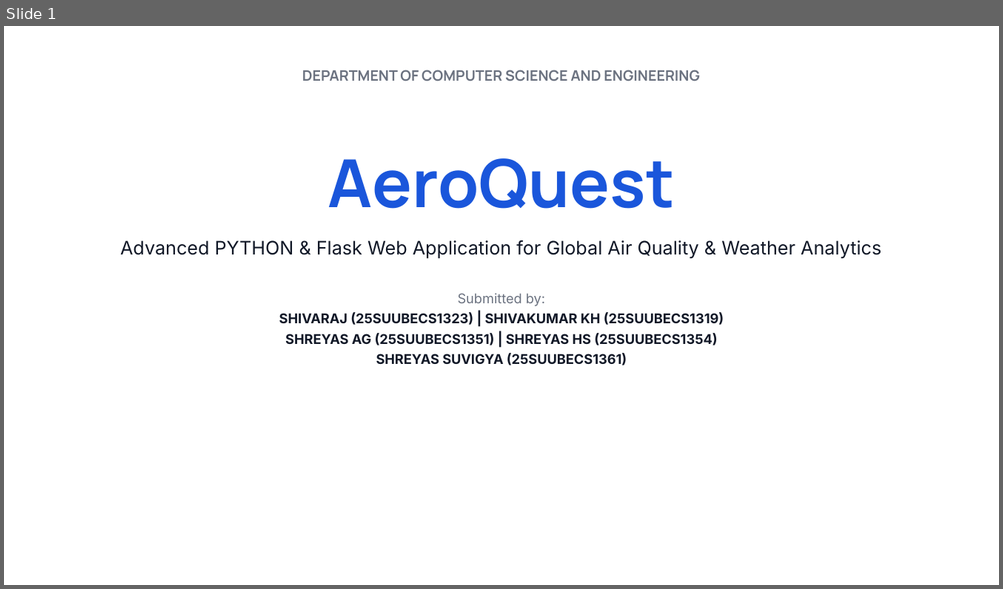
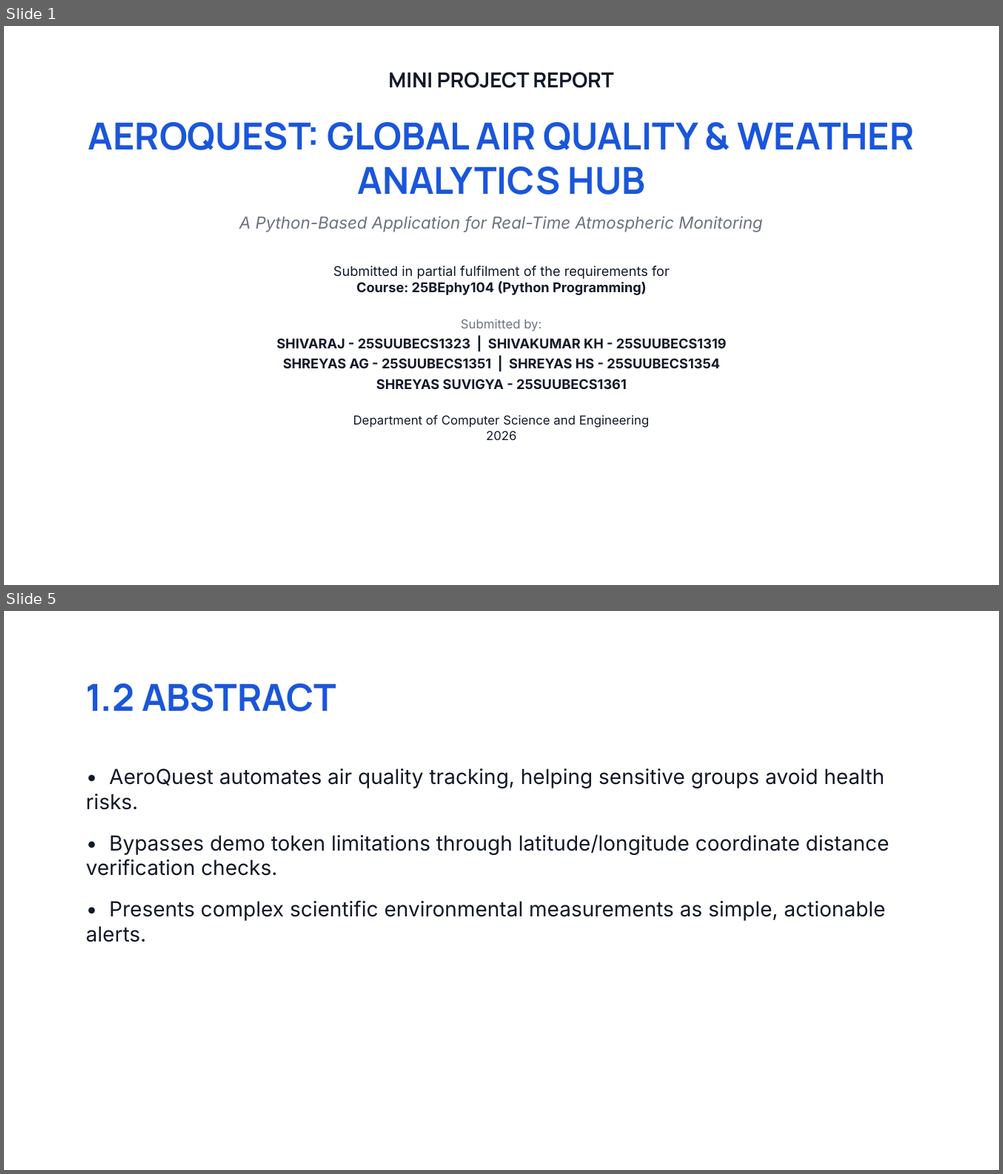
Before and after one commit to Shivaraj519/AeroQuest, a slide deck: AeroQuest_Presentation_Final.pptx. Shown one above the other, each under a label of ours: slide 1 before the commit, slides 1 and 5 after it; the slides between them are not shown. The pictures are 1003x589 and 1003x1174 pixels, drawn with LibreOffice and Linux fonts; fonts in the diff are those of the drawing. Boxes give left, top, right and bottom in pixels: in the first picture for what was removed or moved away, otherwise in the second. Text is boxed around its words. In the diff, an @@ line names an element or a change of style, - is before the commit and + after.

Commit message:
Configure AeroQuest PowerPoint presentation to match the layout of Medicine Reminder System

```diff
--- a/AeroQuest_Presentation_Final.pptx
+++ b/AeroQuest_Presentation_Final.pptx
@@ slide 5 added at [4,611,999,1170], background #FFFFFF @@
@@ text added at [86,684,336,712], 36 pt, text #1A56DB, bold @@
+1.2 ABSTRACT
@@ text added at [86,769,889,943], 20 pt, text #111827 @@
+• AeroQuest automates air quality tracking, helping sensitive groups avoid health risks.
+• Bypasses demo token limitations through latitude/longitude coordinate distance verification checks.
+• Presents complex scientific environmental measurements as simple, actionable alerts.
@@ slide 1 changed as well @@
@@ text "MINI PROJECT REPORT": place and size @@
-text "MINI PROJECT REPORT" at [120,158,881,366]
+text "MINI PROJECT REPORT" at [88,72,914,440]
@@ text removed at [302,70,699,82] @@
-DEPARTMENT OF COMPUTER SCIENCE AND ENGINEERING
@@ text at [88,72,914,295]: text changed; size 18 to 13 pt @@
-AeroQuest
-Advanced PYTHON & Flask Web Application for Global Air Quality & Weather Analytics
+MINI PROJECT REPORT
+AEROQUEST: GLOBAL AIR QUALITY & WEATHER ANALYTICS HUB
+A Python-Based Application for Real-Time Atmospheric Monitoring
+Submitted in partial fulfilment of the requirements for
+Course: 25BEphy104 (Python Programming)
@@ text at [461,319,541,332]: size 13 to 12 pt in "Submitted by:"; less space between paragraphs @@
@@ text at [276,338,726,440]: text changed @@
-SHIVARAJ (25SUUBECS1323) | SHIVAKUMAR KH (25SUUBECS1319)
-SHREYAS AG (25SUUBECS1351) | SHREYAS HS (25SUUBECS1354)
-SHREYAS SUVIGYA (25SUUBECS1361)
+SHIVARAJ - 25SUUBECS1323 | SHIVAKUMAR KH - 25SUUBECS1319
+SHREYAS AG - 25SUUBECS1351 | SHREYAS HS - 25SUUBECS1354
+SHREYAS SUVIGYA - 25SUUBECS1361
+Department of Computer Science and Engineering
+2026
```
Also in this commit, not shown: 4 other slides changed, 11 other slides added, 11 slides removed, 1 other file.
